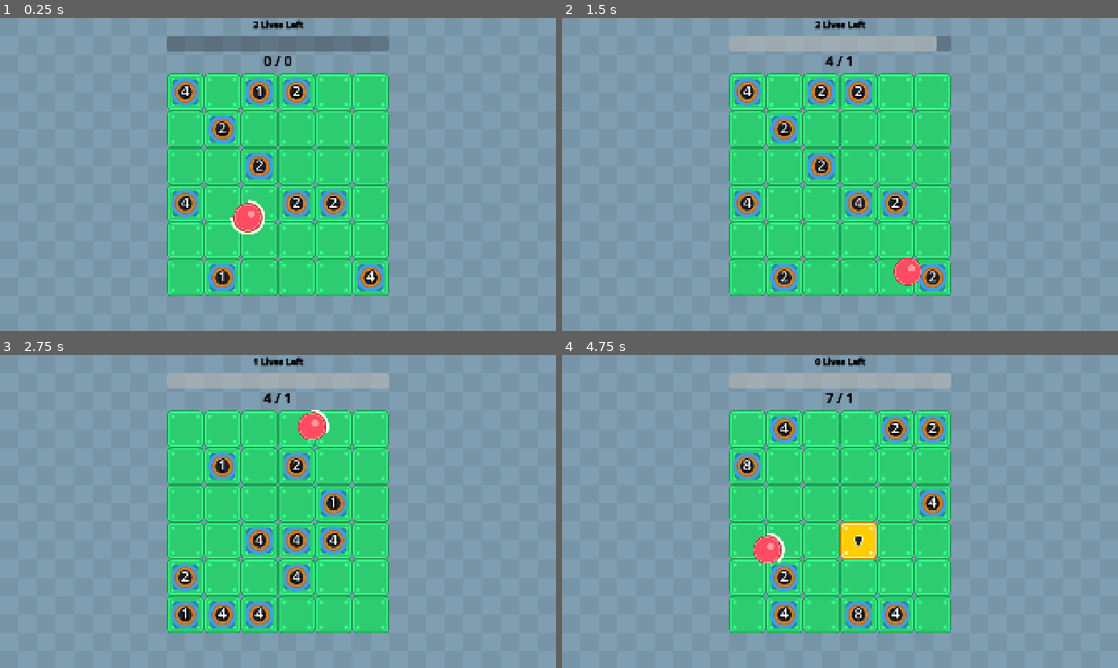
Above: before the commit, frames 1-4 (two rows, left to right).
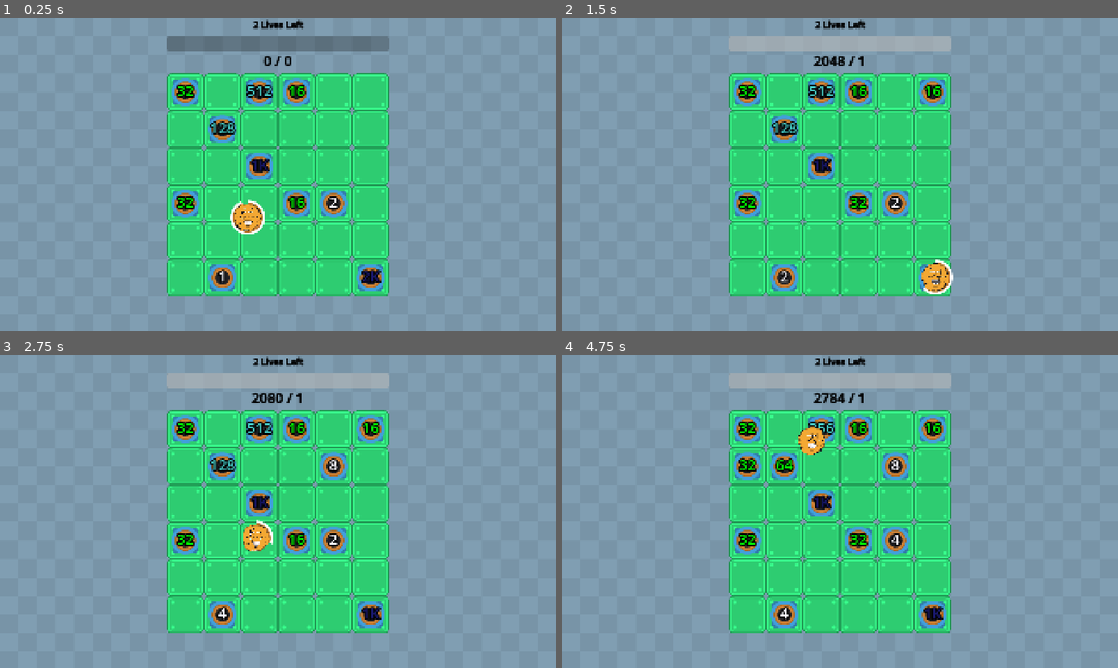
Above: after the commit, the same moments.

Repository: wanamelon/prototype_monorepo
Game: Godot game, scene res://source/bounce_main.tscn
Two runs of this game, one before a commit and one after it. Both use one fixed random seed, a clock stepped at 60 frames per second and the inputs below.
Inputs:
- Up to frame 1 (0.25 s): no input
- Up to frame 2 (1.5 s): no input
- Up to frame 3 (2.75 s): no input
- Up to frame 4 (4.75 s): no input

The runs differ from the first frame. In frame 1, 1.4% of the frame differs, in the area x 31-69%, y 21-85%; in frame 2, 2.4%; in frame 3, 6.8%; in frame 4, 7.8%, in the area x 30-70%, y 1-88%.

Commit message:
Minor polishes
Coin audio pitch
coin art

Diff:
--- a/roller/source/bounce_main.tscn
+++ b/roller/source/bounce_main.tscn
@@ -17,13 +17,18 @@
 item_id = 2
 metadata/_custom_type_script = "uid://ckw8rr21jqg1f"
 
+[sub_resource type="Resource" id="Resource_ovsfe"]
+script = ExtResource("2_vx23h")
+item_id = 6
+metadata/_custom_type_script = "uid://ckw8rr21jqg1f"
+
 [sub_resource type="ShaderMaterial" id="ShaderMaterial_to078"]
 shader = ExtResource("1_p5ard")
 shader_parameter/saturation = 0.30000001425
 
 [node name="BounceMain" type="Node2D"]
 script = ExtResource("1_ovsfe")
-items = Array[ExtResource("2_vx23h")]([SubResource("Resource_0panw"), SubResource("Resource_k3n88")])
+items = Array[ExtResource("2_vx23h")]([SubResource("Resource_0panw"), SubResource("Resource_k3n88"), SubResource("Resource_ovsfe")])
 
 [node name="TextureRect" type="TextureRect" parent="."]
 material = SubResource("ShaderMaterial_to078")
--- a/roller/source/game_board.gd
+++ b/roller/source/game_board.gd
@@ -35,7 +35,7 @@
 
 func _create_coin_random_level():
 	var tile_obj = TILE_OBJECT_SCENE.instantiate()
-	tile_obj.level = _random.randi_range(1, 3)
+	tile_obj.level = _random.randi_range(1, 12)
 	return tile_obj
 
 func _spawn_item(item: Node2D, cell: Vector2i):
--- a/roller/source/player_ball.gd
+++ b/roller/source/player_ball.gd
@@ -10,7 +10,7 @@
 var _random := RandomNumberGenerator.new()
 var _speed: float = 400.0
 var _points: int = 0
-var _stamina_seconds: float = 1
+var _stamina_seconds: float = 4
 var _max_stamina := _stamina_seconds
 var _items: Array[ItemDef] = []
 var _speed_buff_durations: Array[float] = []
@@ -66,7 +66,8 @@
 		var speed_with_buffs := _speed
 		var new_speed_buff_durations: Array[float] = []
 		for duration in _speed_buff_durations:
-			speed_with_buffs += 200 * duration
+			speed_with_buffs += 100 * min(1, duration)
+			speed_with_buffs = min(speed_with_buffs, 10_000)
 			var decremented = duration - delta
 			if decremented > 0:
 				new_speed_buff_durations.append(decremented)
@@ -80,7 +81,7 @@
 
 	var size_buff: float = 0
 	var new_size_buff_durations: Array[float] = []
-	for duration in _speed_buff_durations:
+	for duration in _size_buff_durations:
 		size_buff += min(4, 4 * duration)
 		var decremented = duration - delta
 		if decremented > 0:
@@ -99,7 +100,7 @@
 		for item in _items:
 			if item.item_id == ItemDef.ItemId.BOUNCE_OFF_EVERYTHING:
 				if _random.randf() < 0.1 and _bounce_off_everything_duration <= 0:
-					_bounce_off_everything_duration = 1.0
+					_bounce_off_everything_duration = 3.0
 
 	_dist_since_last_snail_trail += (position - start_pos).length()
 	if _dist_since_last_snail_trail > 50:
@@ -146,6 +147,7 @@
 			_: pass
 
 func give_points(points: int):
+	$GainPointsAudioPlayer.pitch_scale = 1.2 - min(0.9, 0.9 * (log(points) / log(1e6)))
 	$GainPointsAudioPlayer.play()
 	gained_points.emit(points)
 	_points += points
--- a/roller/source/player_ball.tscn
+++ b/roller/source/player_ball.tscn
@@ -2,7 +2,7 @@
 
 [ext_resource type="Script" uid="uid://b8e2sfg7ru250" path="res://source/player_ball.gd" id="1_1phkq"]
 [ext_resource type="Texture2D" uid="uid://crkxiobtsaim" path="res://assets/rolling_ball/hole_large_end.png" id="2_23a83"]
-[ext_resource type="Texture2D" uid="uid://cltr6605421w6" path="res://assets/rolling_ball/ball_red_large.png" id="3_uutk1"]
+[ext_resource type="Texture2D" uid="uid://d4fypba2jshml" path="res://assets/smiling_coin_0.png" id="3_ldloj"]
 [ext_resource type="Texture2D" uid="uid://cwbxgh1pydykp" path="res://assets/rolling_ball/particle_3.png" id="4_23a83"]
 [ext_resource type="AudioStream" uid="uid://css8sm1fubtar" path="res://assets/audio/impactSoft_heavy_000.ogg" id="5_mtu8u"]
 [ext_resource type="AudioStream" uid="uid://wwwnmvva1qka" path="res://assets/audio/impactSoft_heavy_001.ogg" id="6_ldloj"]
@@ -19,7 +19,7 @@
 stream_2/stream = ExtResource("7_go6as")
 
 [sub_resource type="AudioStreamRandomizer" id="AudioStreamRandomizer_ldloj"]
-random_pitch = 1.1
+random_pitch = 1.02
 streams_count = 1
 stream_0/stream = ExtResource("8_ldloj")
 
@@ -44,8 +44,8 @@
 texture_progress = ExtResource("2_23a83")
 
 [node name="Sprite2D" type="Sprite2D" parent="."]
-scale = Vector2(1.5, 1.5)
-texture = ExtResource("3_uutk1")
+scale = Vector2(0.75, 0.75)
+texture = ExtResource("3_ldloj")
 
 [node name="BouncingModeSprite" type="Sprite2D" parent="."]
 scale = Vector2(2, 2)
Binary file added: roller/assets/smiling_coin_0.png
Not shown: 1 places in roller/source/bounce_main.tscn that only renumber resources
